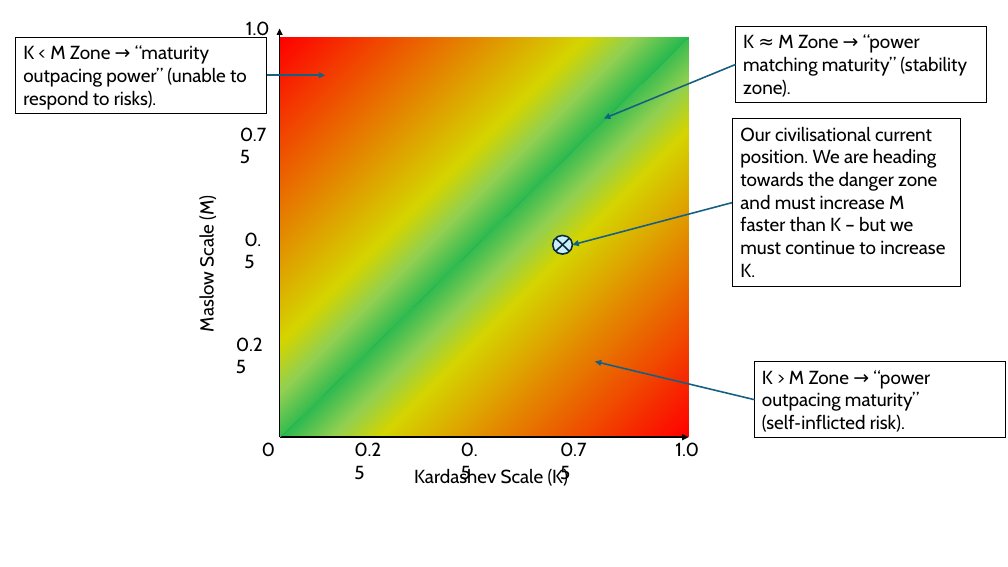
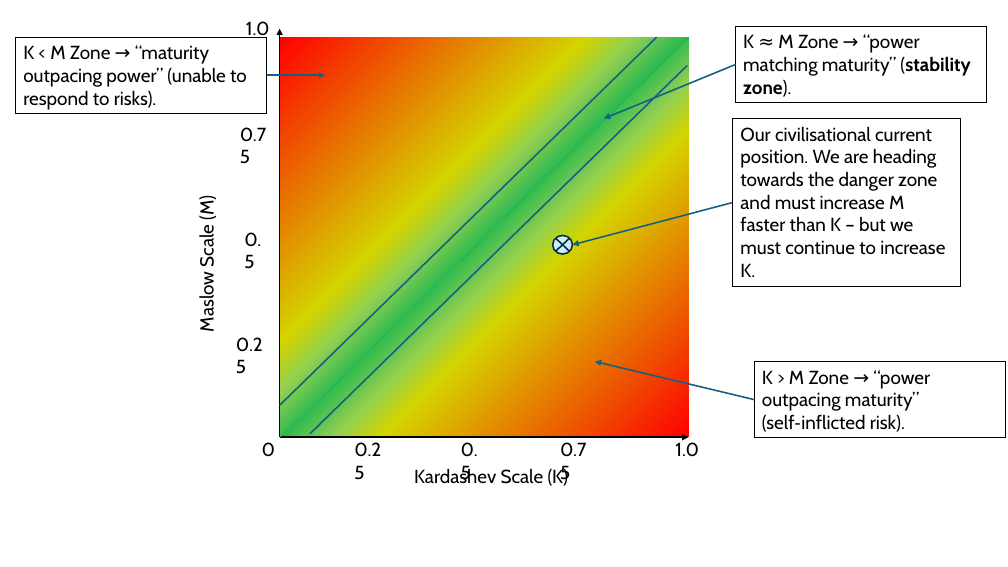
Before and after one commit to steveslistening-prog/CivOS, a slide deck: slide 1 of Diagrams/K-M Stability Map.pptx. Drawn at 1008x567 pixels with LibreOffice and Linux fonts; fonts in the diff are those of the drawing. Boxes give left, top, right and bottom in pixels: in the first picture for what was removed or moved away, otherwise in the second. Text is boxed around its words. In the diff, an @@ line names an element or a change of style, - is before the commit and + after.

```diff
--- a/Diagrams/K-M Stability Map.pptx
+++ b/Diagrams/K-M Stability Map.pptx
@@ rectangle "K ≈ M Zone → ..." at bbox=[736, 26, 987, 103]: bold on in "(stability zone)." @@
@@ line added from (280, 405) to (657, 37), #156082 1.5 pt @@
@@ line added from (310, 434) to (687, 66), #156082 1.5 pt @@
```
